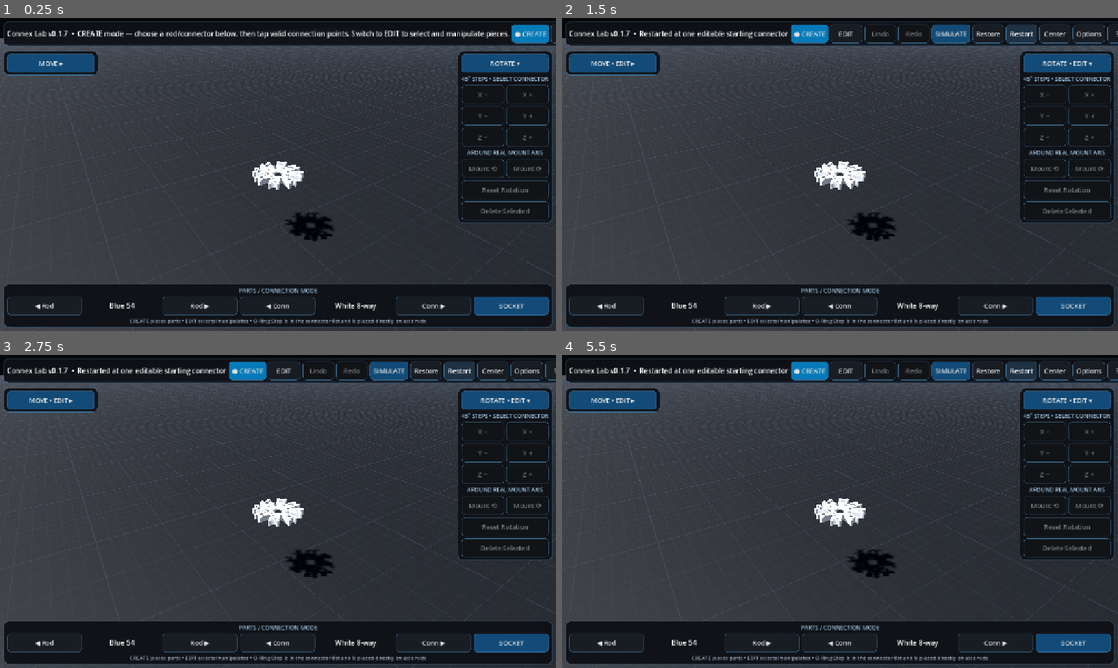
Above: before the commit, frames 1-4 (two rows, left to right).
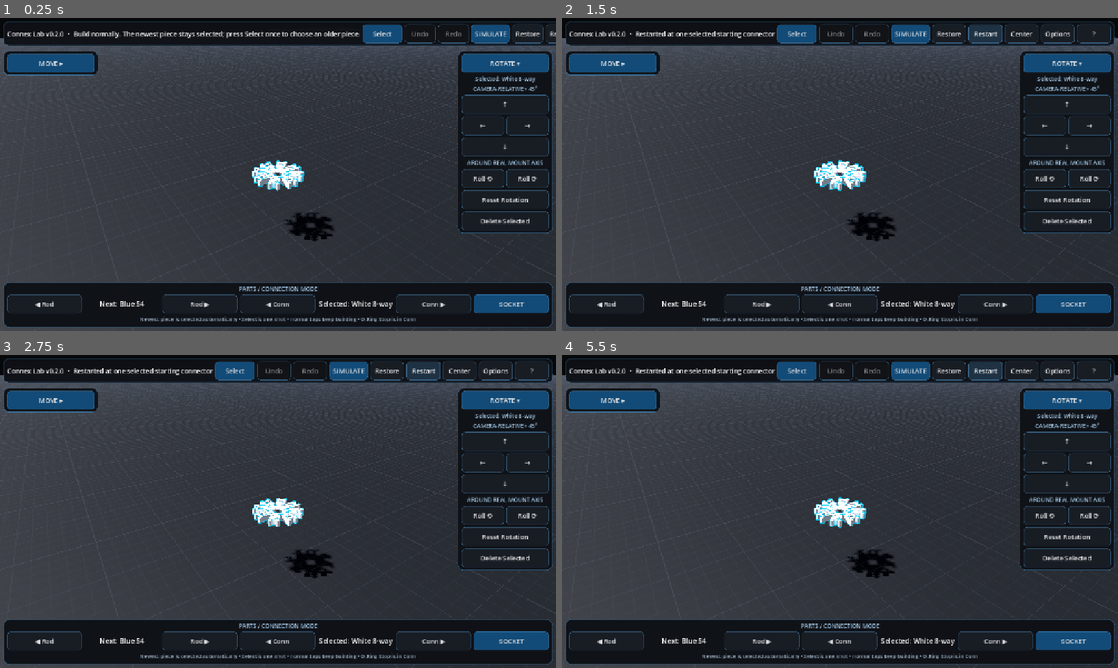
Above: after the commit, the same moments.

Repository: pixel375/connex
Game: Godot game, scene res://Main.tscn
Two runs of this game, one before a commit and one after it. Both use one fixed random seed, a clock stepped at 60 frames per second and the inputs below.
Inputs (mouse positions are in pixels of both pictures, inside the frame that each line leads up to):
- Up to frame 1 (0.25 s): no input
- Up to frame 2 (1.5 s): click (1090, 33) at 0.5 s, where only the run before the commit has a clickable "● CREATE"; click "Restart" at 1.25 s
- Up to frame 3 (2.75 s): click "Restart" at 2 s
- Up to frame 4 (5.5 s): click "Restart" at 2.75 s; click "Restart" at 3.5 s; click (812, 370) at 4.25 s, where only the run before the commit has a clickable "● CREATE"; click "Restart" at 5 s

The runs differ from the first frame. In frame 1, 7.2% of the frame differs, in the area x 0-100%, y 2-98%; in frame 2, 7.9%, in the area x 0-100%, y 1-98%; in frame 3, 7.9%; in frame 4, 7.9%.

Commit message:
chore: switch main scene to v0.2 controller

Diff:
--- a/Main.tscn
+++ b/Main.tscn
@@ -1,6 +1,6 @@
 [gd_scene load_steps=2 format=3]
 
-[ext_resource type="Script" path="res://scripts/main_v017.gd" id="1_main"]
+[ext_resource type="Script" path="res://scripts/main_v020.gd" id="1_main"]
 
 [node name="Main" type="Node3D"]
 script = ExtResource("1_main")
